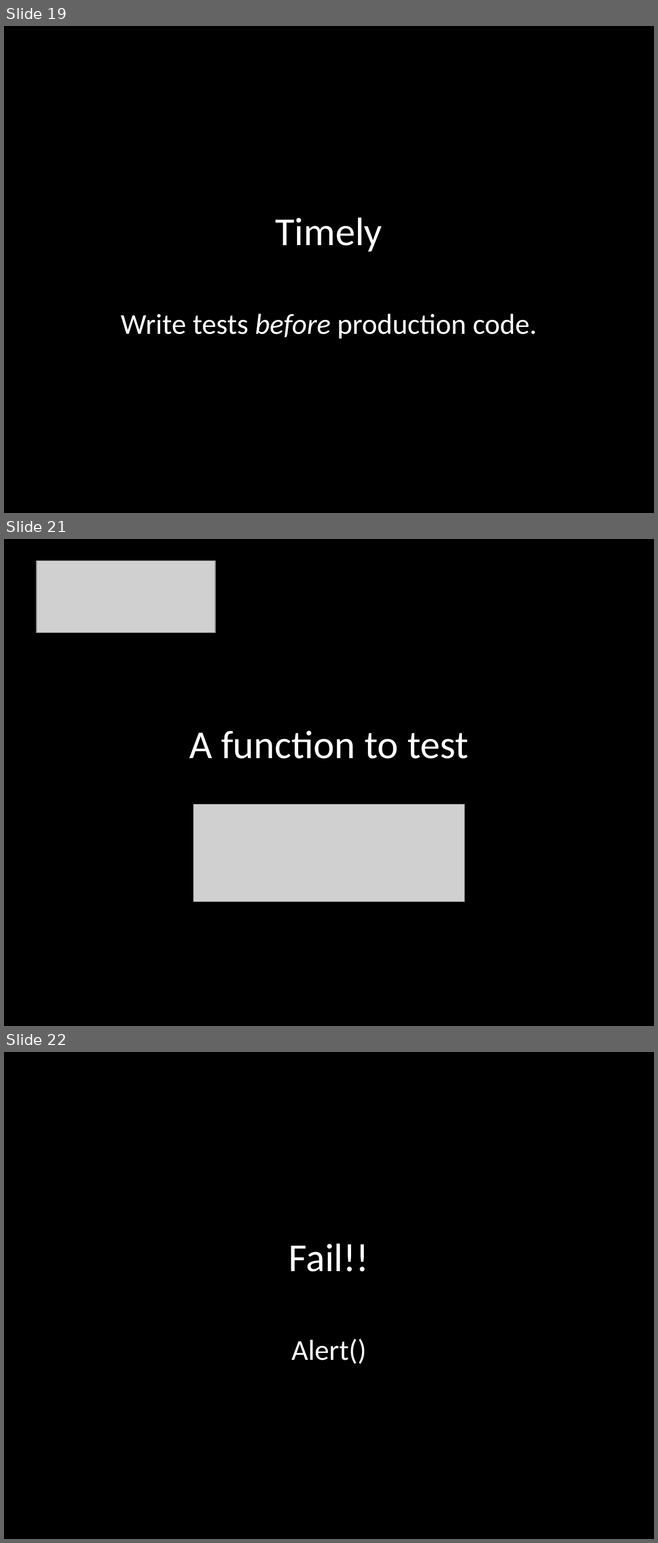
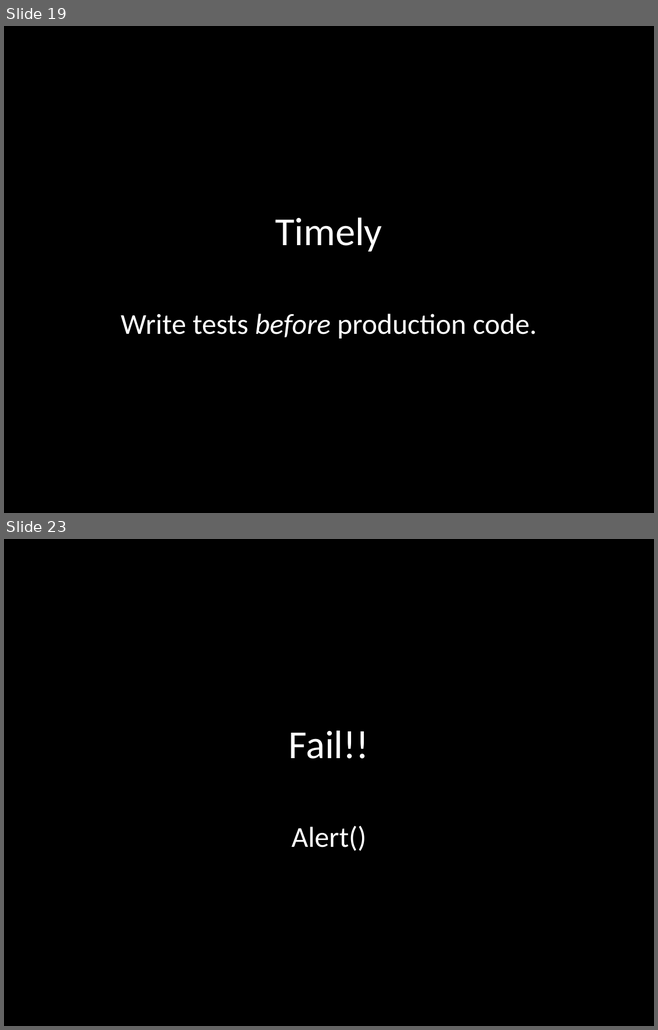
Before and after one commit to robertgreiner/presentations, a slide deck: testing-javascript/testing-javascript.pptx. Shown one above the other, each under a label of ours: slides 19, 21 and 22 before the commit, slides 19 and 23 after it; the slides between them are not shown. The pictures are 658x1543 and 658x1030 pixels, drawn with LibreOffice and Linux fonts; fonts in the diff are those of the drawing; grey boxes stand for pictures. Boxes give left, top, right and bottom in pixels: in the first picture for what was removed or moved away, otherwise in the second. Text is boxed around its words. In the diff, an @@ line names an element or a change of style, - is before the commit and + after.

```diff
--- a/testing-javascript/testing-javascript.pptx
+++ b/testing-javascript/testing-javascript.pptx
@@ slide 21 removed at <box>4,539,654,1026</box>, background #000000 @@
@@ picture removed at <box>36,560,215,632</box> @@
@@ title removed at <box>189,730,468,759</box> @@
-A function to test
@@ picture removed at <box>194,804,465,901</box> @@
@@ what was slide 22 is now slide 23 @@
```
Also in this commit, not shown: 4 slides changed, 3 slides added, 3 other slides removed.
